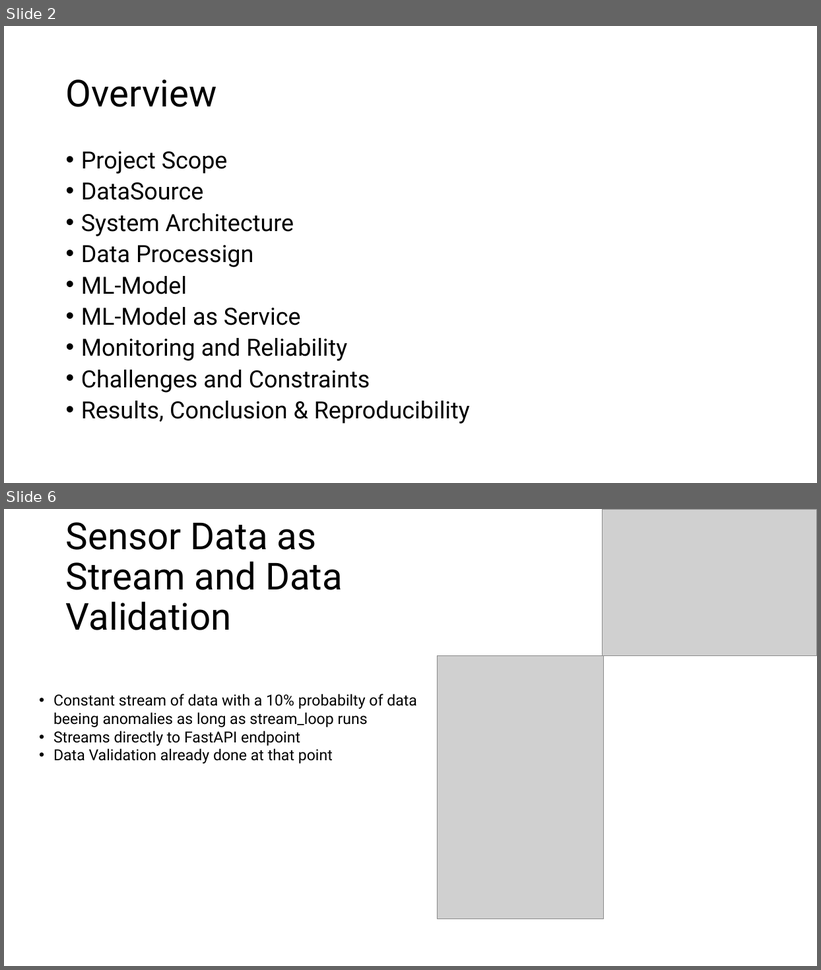
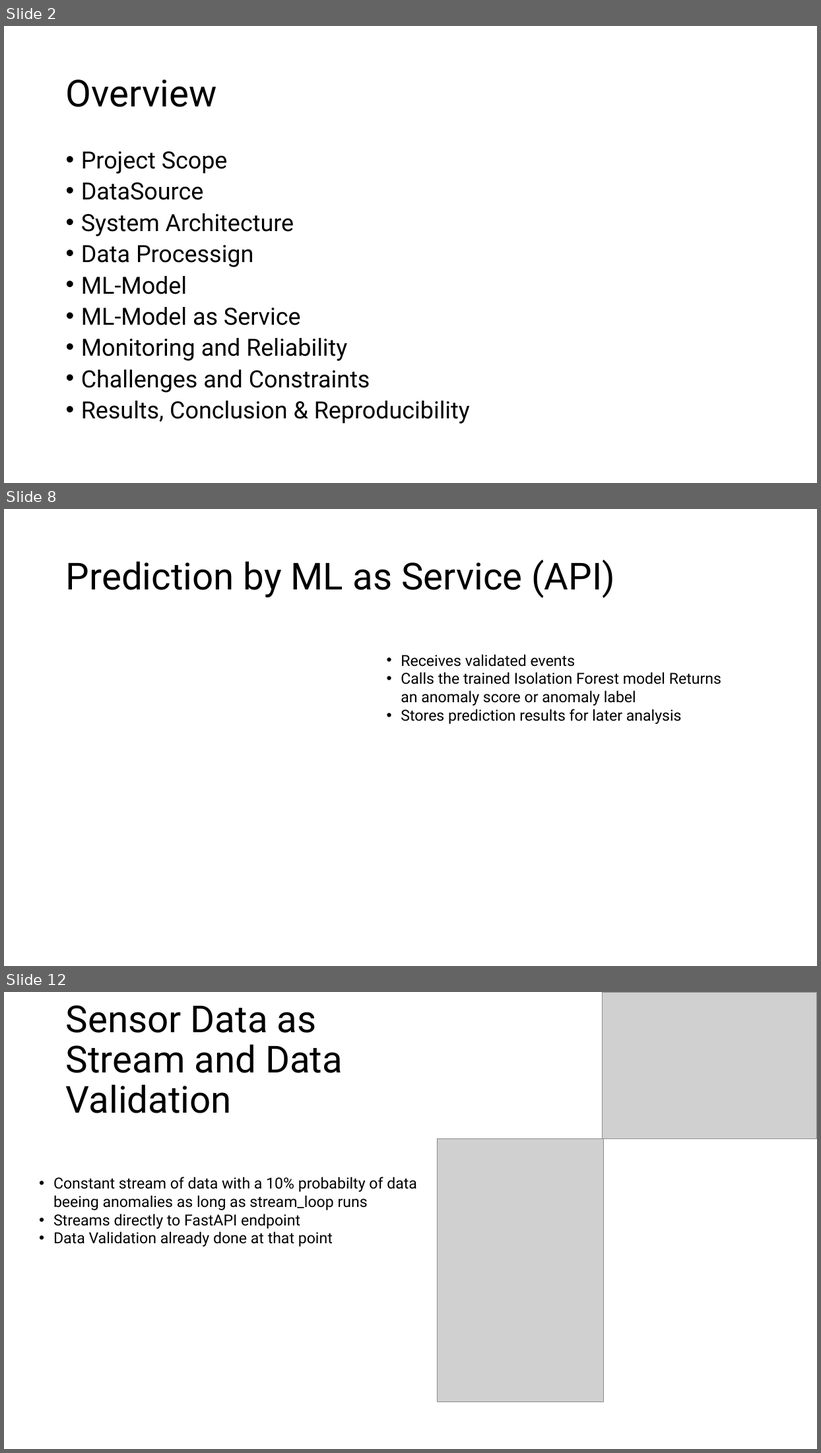
Before and after one commit to TheDauertoter/Factory_Learn, a slide deck: theblubbPP.ppt. Shown one above the other, each under a label of ours: slides 2 and 6 before the commit, slides 2, 8 and 12 after it; the slides between them are not shown. The pictures are 821x970 and 821x1453 pixels, drawn with LibreOffice and Linux fonts; fonts in the diff are those of the drawing; grey boxes stand for pictures. Boxes give left, top, right and bottom in pixels: in the first picture for what was removed or moved away, otherwise in the second. Text is boxed around its words. In the diff, an @@ line names an element or a change of style, - is before the commit and + after.

```diff
--- a/theblubbPP.ppt
+++ b/theblubbPP.ppt
@@ slide 8 added at (4, 509, 817, 966), background #FFFFFF @@
@@ title added at (66, 560, 616, 598), 44 pt, text #000000 @@
+Prediction by ML as Service (API)
@@ text added at (401, 654, 721, 724), 18 pt, text #000000 @@
+• Receives validated events
+• Calls the trained Isolation Forest model Returns an anomaly score or anomaly label
+• Stores prediction results for later analysis
@@ what was slide 6 is now slide 12 @@
```
Also in this commit, not shown: 2 slides changed, 6 other slides added, 1 slide removed.
